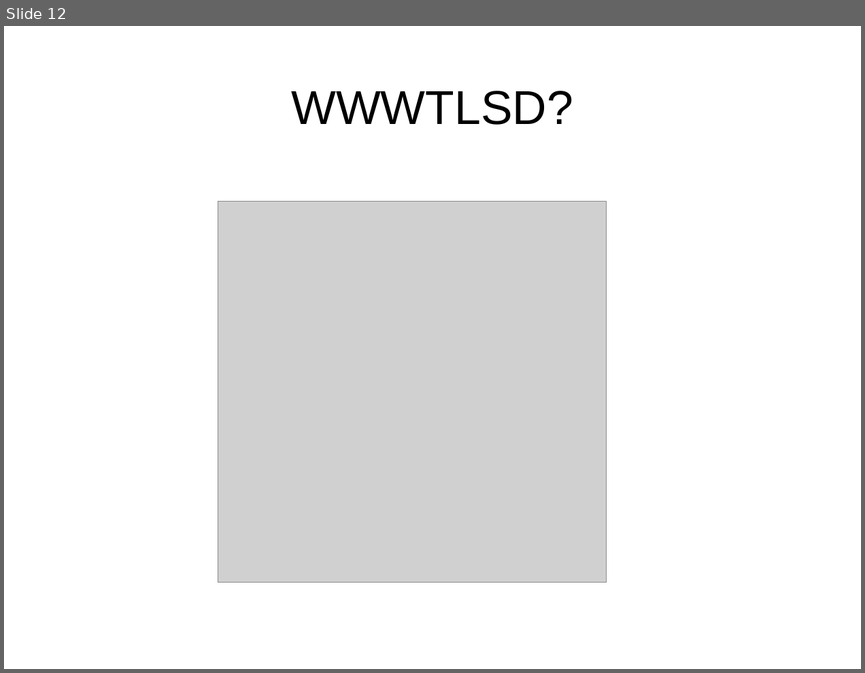
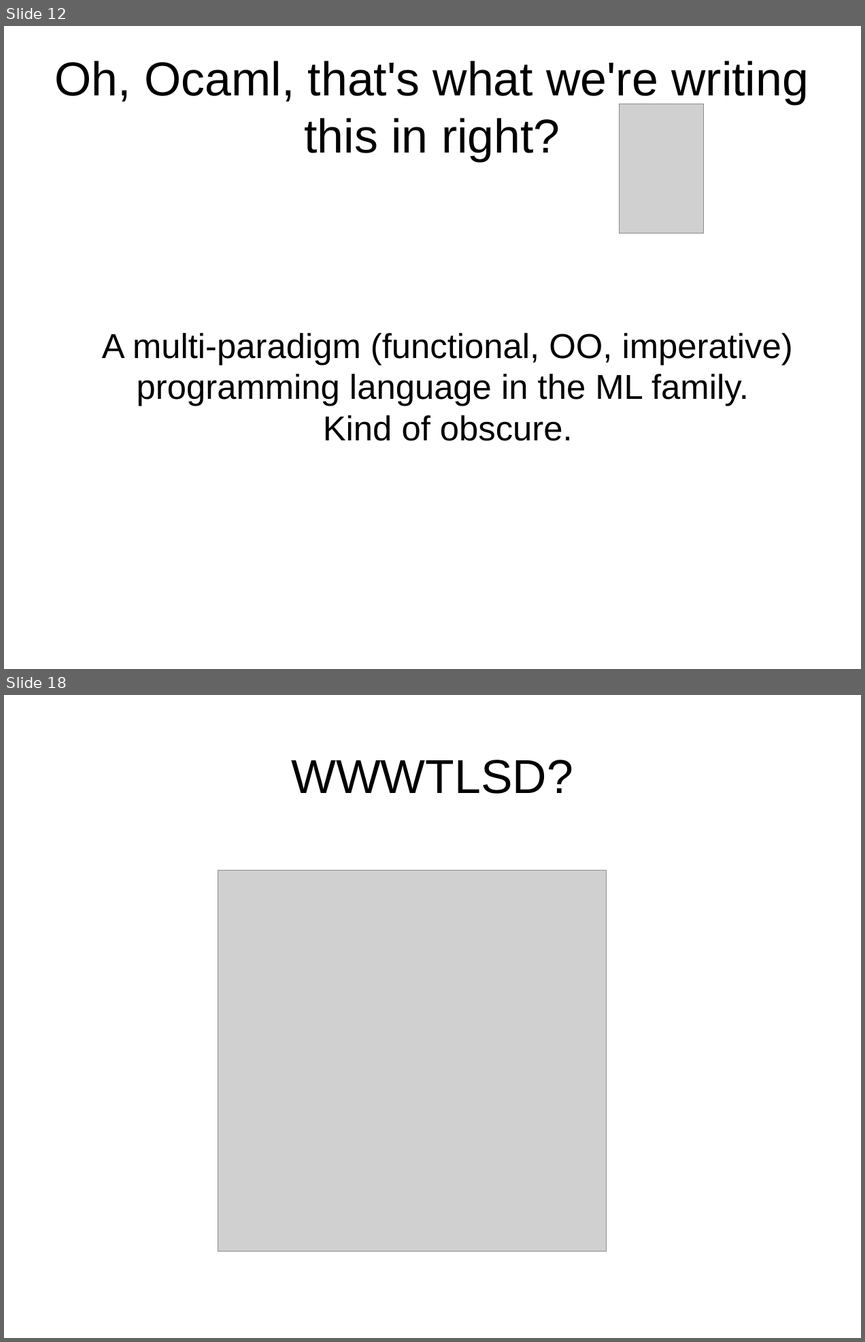
Before and after one commit to philtomson/OSBridge2012Talk, a slide deck: OSBridge2012.odp. Shown one above the other, each under a label of ours: slide 12 before the commit, slides 12 and 18 after it; the slides between them are not shown. The pictures are 865x673 and 865x1342 pixels, drawn with LibreOffice and Linux fonts; fonts in the diff are those of the drawing; grey boxes stand for pictures. Boxes give left, top, right and bottom in pixels: in the first picture for what was removed or moved away, otherwise in the second. Text is boxed around its words. In the diff, an @@ line names an element or a change of style, - is before the commit and + after.

```diff
--- a/OSBridge2012.odp
+++ b/OSBridge2012.odp
@@ slide 12 added at box(4, 26, 861, 669), background #FFFFFF @@
@@ title added at box(55, 61, 808, 161), 44 pt, text #000000 @@
+Oh, Ocaml, that's what we're writing this in right?
@@ picture added at box(619, 104, 704, 233) @@
@@ subtitle added at box(102, 333, 793, 441), 32 pt, text #000000 @@
+A multi-paradigm (functional, OO, imperative) programming language in the ML family.
+Kind of obscure.
@@ what was slide 12 is now slide 18 @@
```
Also in this commit, not shown: 8 slides changed, 6 other slides added.
